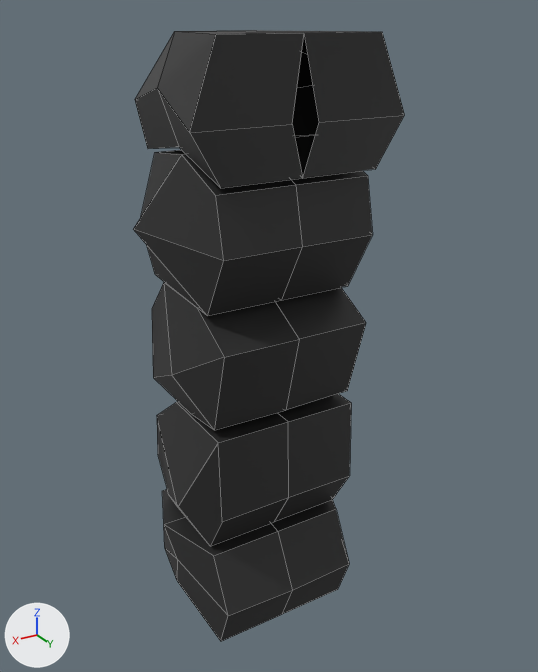
Two versions of the FBX model Assets/Shahar'sArt/Assets/Environment/stoen pillar.fbx, one commit apart.
One viewpoint serves both versions: a 50 mm lens placed at (4.49, 8.05, 8.12), pointed at (-0.23, 0.17, 4.18). The axes (+X, +Y, +Z) are drawn at lower left. The lights are the same throughout. Mesh edges are drawn as thin lines. Where no turn or scale is listed for an object, it has been applied to the vertices.
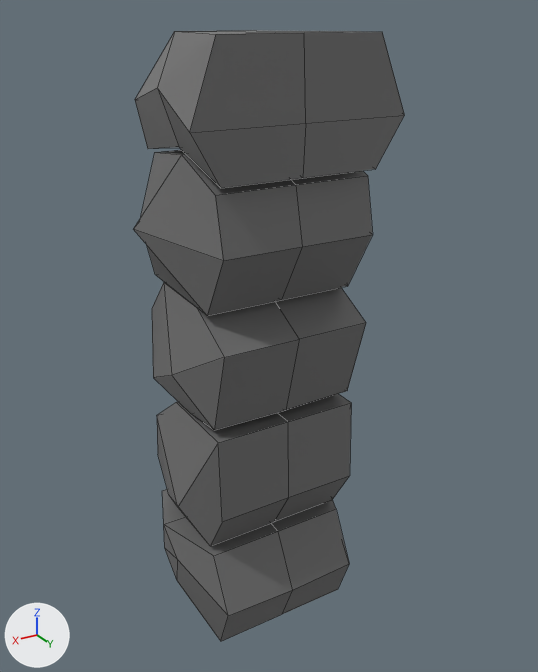
Where the change shows, as pixel boxes [x1, y1, x2, y2] in the pictures (538 x 672 px; the box of a moved part takes in the faces that stretch with it):
part 1 of me_cylinder_002, moved or reshaped
    both: [190, 32, 404, 188]
part 2 of me_cylinder_002, recoloured (black to grey)
    both: [134, 30, 372, 641]

Patch to the scene script:
```diff
--- a/Assets/Shahar'sArt/Assets/Environment/stoen pillar.fbx.py
+++ b/Assets/Shahar'sArt/Assets/Environment/stoen pillar.fbx.py
@@ mat_material_009 @@
+mat_material_009 = principled_material('Material.009')
+mat_material_009.base_color = (0.157, 0.157, 0.157)  # dark grey #6e6e6e
+mat_material_009.roughness = 0.4
@@ me_cylinder_002 @@
 # used by ob_cylinder_002; location = (0.0, 0.09, 0.84)
 # verts and faces of me_cylinder_002; kept vertices keep their numbers, new ones are numbered from 116
 # before: 98 (1.34, 1.22, 6.25) at pixel (189, 132), 99 (1.0, 1.17, 7.13) at pixel (216, 34), 100 (0.17, 1.22, 6.25) at pixel (292, 124), 101 (1.0, 1.18, 5.67) at pixel (220, 188), 102 (0.0, 1.18, 5.67) at pixel (302, 178)
 # before: 104 (-0.17, 1.22, 6.25) at pixel (319, 122), 105 (-1.0, 1.18, 5.67) at pixel (375, 169), 106 (-1.34, 1.22, 6.25) at pixel (404, 115), 113 (-1.0, 1.17, 7.13) at pixel (382, 31), 114 (0.0, 1.17, 7.13) at pixel (304, 32)
-me_cylinder_002.from_pydata(...)  # 116 vertices, 110 faces; spans x -1.44..1.44, y -1.16..1.22, z -0.79..7.13
+me_cylinder_002.from_pydata(...)  # 115 vertices, 110 faces; spans x -1.44..1.44, y -1.16..1.22, z -0.79..7.13
+# me_cylinder_002 part 1
+delete_vertices([100, 104])  # with the faces that use them
+verts[116] = (0.0, 1.22, 6.25)  # pixel (305, 123)
+faces += [(98, 116, 114, 99), (98, 101, 102, 116), (102, 105, 106, 116), (106, 113, 114, 116)]
+# me_cylinder_002 part 2: 106 faces spanning x -1.44..1.44, y -1.16..1.22, z -0.79..7.13 switch from mat_material_008 (black #292929) to mat_material_009 (dark grey #6e6e6e)
```
